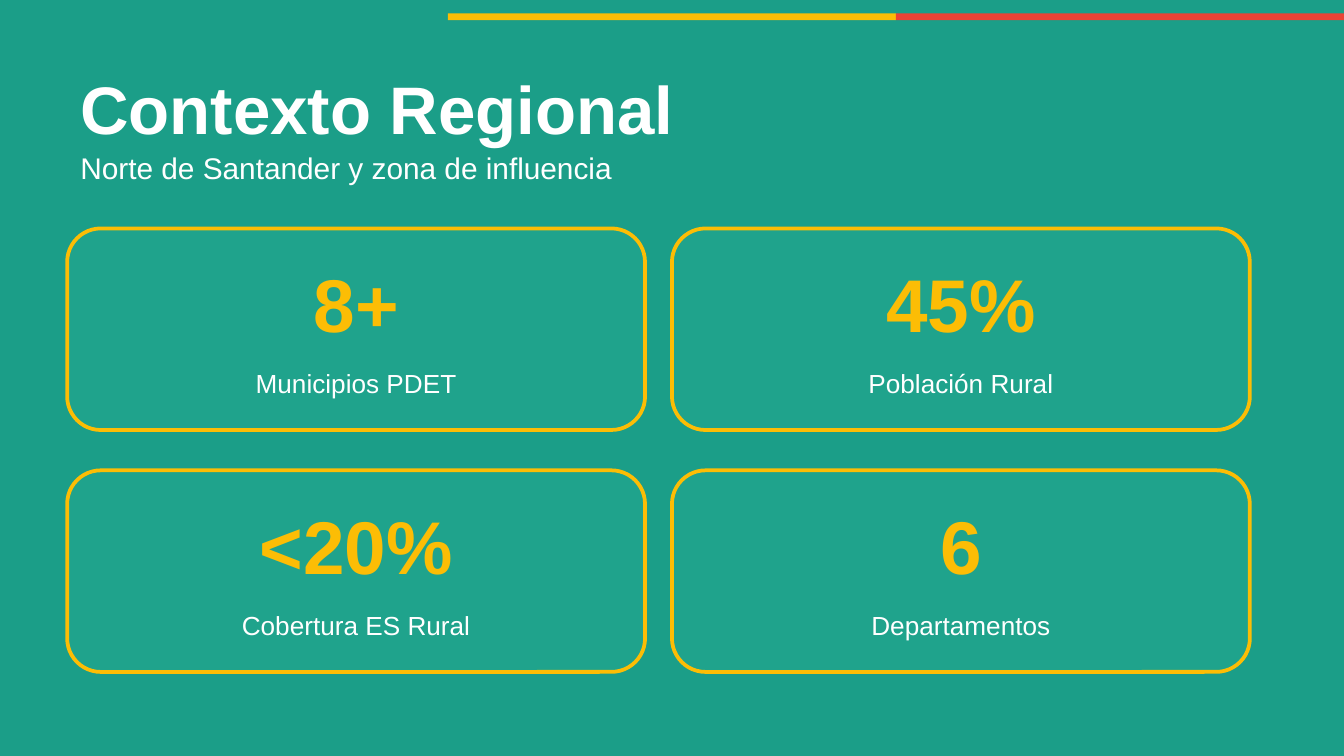
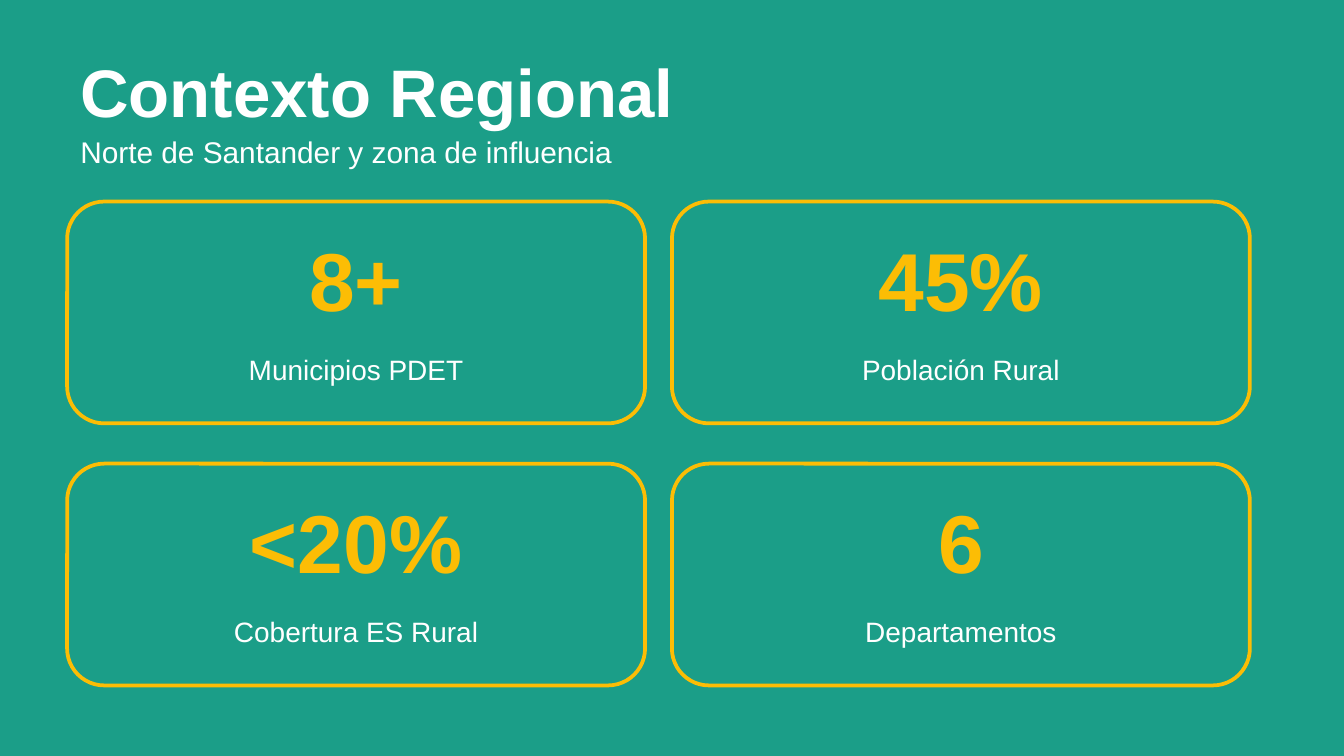
Before and after one commit to alonsoarias/ISER-PEI, a slide deck: slide 17 of PEI-UniRural-Presentacion.pptx. Drawn at 1344x756 pixels with LibreOffice and Linux fonts; fonts in the diff are those of the drawing. Boxes give left, top, right and bottom in pixels: in the first picture for what was removed or moved away, otherwise in the second. Text is boxed around its words. In the diff, an @@ line names an element or a change of style, - is before the commit and + after.

```diff
--- a/PEI-UniRural-Presentacion.pptx
+++ b/PEI-UniRural-Presentacion.pptx
@@ rectangle removed at (x1=0, y1=13, x2=448, y2=20) @@
@@ rectangle removed at (x1=448, y1=13, x2=895, y2=20) @@
@@ rectangle removed at (x1=896, y1=13, x2=1344, y2=20) @@
@@ text "Contexto Regional" moved from (x1=80, y1=85, x2=673, y2=147) to (x1=80, y1=68, x2=673, y2=130) @@
@@ text "Norte de Santander y zona ..." moved from (x1=80, y1=157, x2=612, y2=185) to (x1=80, y1=141, x2=612, y2=168) @@
@@ rounded rectangle resized from (x1=67, y1=228, x2=645, y2=430) to (x1=67, y1=202, x2=645, y2=423) @@
@@ fill #2AAF98 at 30% opacity to #1B9E88 at 50% opacity in 4 elements at (x1=67, y1=464, x2=645, y2=685), (x1=672, y1=464, x2=1250, y2=685), (x1=67, y1=202, x2=645, y2=423), (x1=672, y1=202, x2=1250, y2=423) @@
@@ rounded rectangle resized from (x1=672, y1=228, x2=1250, y2=430) to (x1=672, y1=202, x2=1250, y2=423) @@
@@ text "8+" moved from (x1=314, y1=280, x2=399, y2=333) to (x1=309, y1=253, x2=403, y2=312) @@
@@ size 40 to 44 pt in 4 elements at (x1=250, y1=515, x2=462, y2=574), (x1=938, y1=515, x2=984, y2=574), (x1=309, y1=253, x2=403, y2=312), (x1=879, y1=254, x2=1043, y2=312) @@
@@ text "45%" moved from (x1=886, y1=280, x2=1035, y2=333) to (x1=879, y1=254, x2=1043, y2=312) @@
@@ text "Municipios PDET" moved from (x1=256, y1=374, x2=456, y2=399) to (x1=249, y1=359, x2=464, y2=385) @@
@@ size 14 to 15 pt in 4 elements at (x1=234, y1=621, x2=478, y2=643), (x1=865, y1=622, x2=1056, y2=647), (x1=249, y1=359, x2=464, y2=385), (x1=862, y1=359, x2=1060, y2=381) @@
@@ text "Población Rural" moved from (x1=868, y1=373, x2=1053, y2=394) to (x1=862, y1=359, x2=1060, y2=381) @@
@@ rounded rectangle resized from (x1=67, y1=470, x2=645, y2=672) to (x1=67, y1=464, x2=645, y2=685) @@
@@ rounded rectangle resized from (x1=672, y1=470, x2=1250, y2=672) to (x1=672, y1=464, x2=1250, y2=685) @@
@@ text "Cobertura ES Rural" moved from (x1=242, y1=616, x2=470, y2=636) to (x1=234, y1=621, x2=478, y2=643) @@
```
Also in this commit, not shown: 38 other slides changed, 1 other file.
